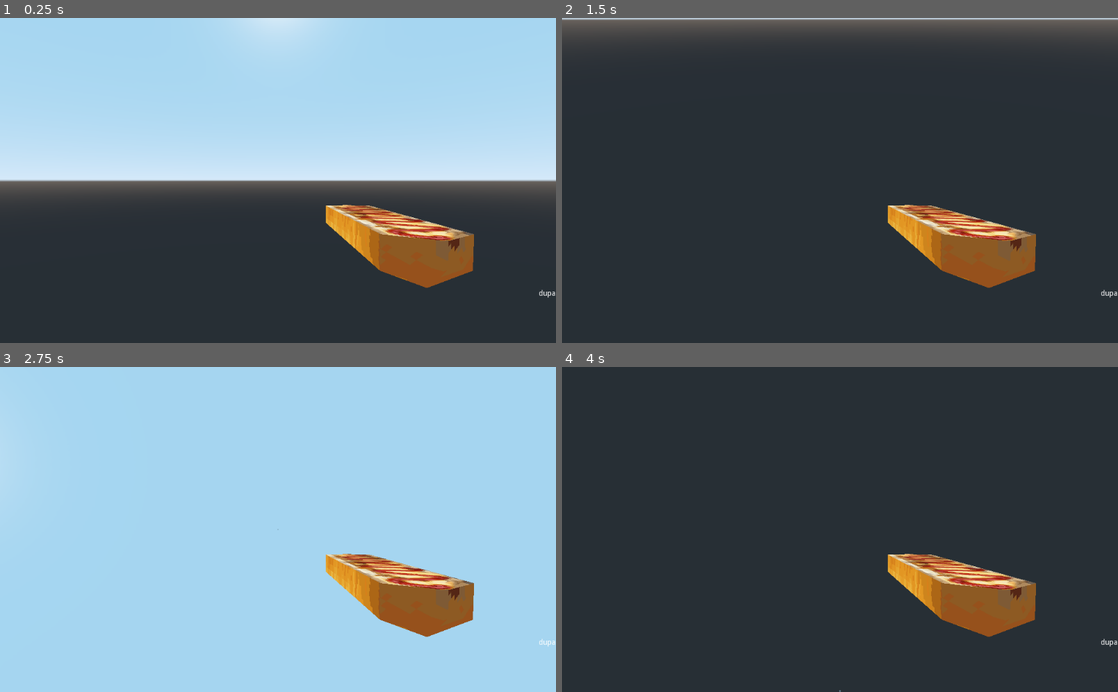
Above: before the commit, frames 1-4 (two rows, left to right).
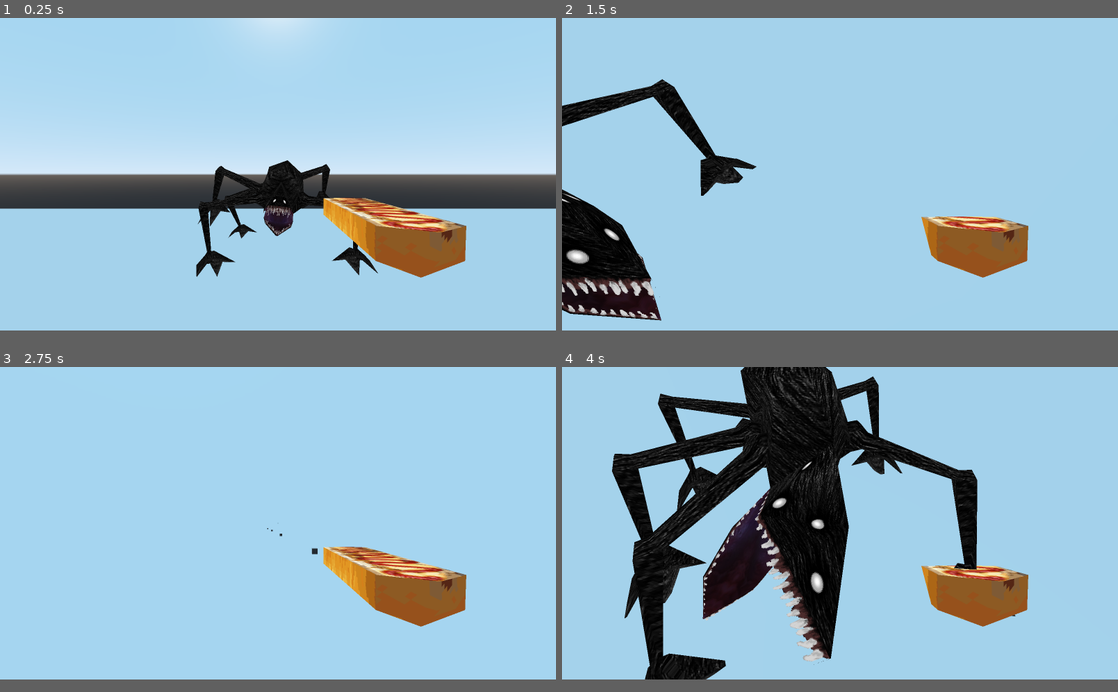
Above: after the commit, the same moments.

Repository: piotr-rudnik/spookt
Game: Godot game, scene res://scenes/TestScene2.tscn
Two runs of this game, one before a commit and one after it. Both use one fixed random seed, a clock stepped at 60 frames per second and the inputs below. Before the commit the project starts from res://scenes/main_scene.tscn.
Inputs (mouse positions are in pixels of both pictures, inside the frame that each line leads up to):
- Up to frame 1 (0.25 s): no input
- Up to frame 2 (1.5 s): move the mouse to (962, 164) at 0.52 s; press the mouse at (962, 164) at 0.53 s; hold D (ui_right) 0.53-1.28 s; tap Enter at 1.25 s; move the mouse to (728, 196) at 1.27 s; release the mouse at (728, 196) at 1.28 s; hold S (ui_down) from 1.28 s (still down); click (728, 196) at 1.35 s
- Up to frame 3 (2.75 s): move the mouse to (333, 458) at 2.02 s; release S (ui_down) at 2.03 s; press the mouse at (333, 458) at 2.03 s; hold D (ui_right) from 2.03 s (still down)
- Up to frame 4 (4 s): tap Space at 2.75 s; move the mouse to (812, 594) at 2.77 s; release D (ui_right) at 2.78 s; release the mouse at (812, 594) at 2.78 s; hold W (ui_up) 2.78-3.53 s; click (812, 594) at 2.85 s; move the mouse to (1006, 578) at 3.52 s; press the mouse at (1006, 578) at 3.53 s; hold A (ui_left) from 3.53 s (still down)
The window is 800x468 before the commit and 800x450 after it. Grey fills any space a smaller window leaves; there, only what the larger window draws over its background counts as a difference.

The runs differ from the first frame. In frame 1, 40% of the frame differs, in the area x 0-100%, y 43-97%; in frame 2, 94%, in the area x 0-100%, y 0-97%; in frame 3, 2.9%; in frame 4, 91%.

Commit message:
weapon and npcs update

Diff:
--- a/project.godot
+++ b/project.godot
@@ -45,8 +45,13 @@
 [application]
 
 config/name="Spookt"
-run/main_scene="res://scenes/main_scene.tscn"
+run/main_scene="res://scenes/TestScene2.tscn"
 config/icon="res://icon.png"
+
+[display]
+
+window/size/width=1600
+window/size/height=900
 
 [input]
 
@@ -79,6 +84,11 @@
 "events": [ Object(InputEventKey,"resource_local_to_scene":false,"resource_name":"","device":0,"alt":false,"shift":false,"control":false,"meta":false,"command":false,"pressed":false,"scancode":81,"unicode":0,"echo":false,"script":null)
  ]
 }
+ui_shoot={
+"deadzone": 0.5,
+"events": [ Object(InputEventMouseButton,"resource_local_to_scene":false,"resource_name":"","device":0,"alt":false,"shift":false,"control":false,"meta":false,"command":false,"button_mask":0,"position":Vector2( 0, 0 ),"global_position":Vector2( 0, 0 ),"factor":1.0,"button_index":1,"pressed":false,"doubleclick":false,"script":null)
+ ]
+}
 
 [rendering]
 
--- a/scenes/NPCFurry.tscn
+++ b/scenes/NPCFurry.tscn
@@ -6,6 +6,10 @@
 
 [sub_resource type="SphereShape" id=1]
 radius = 4.0
+
+[sub_resource type="CylinderShape" id=2]
+radius = 4.0
+height = 0.1
 
 [node name="PiesPajak" instance=ExtResource( 1 )]
 script = ExtResource( 3 )
@@ -15,3 +19,8 @@
 [node name="CollisionShape" type="CollisionShape" parent="." index="5"]
 transform = Transform( 1, 0, 0, 0, 1, 0, 0, 0, 1, 0, 4, 0 )
 shape = SubResource( 1 )
+
+[node name="CollisionShapeDead" type="CollisionShape" parent="." index="6"]
+transform = Transform( 1, 0, 0, 0, 1, 0, 0, 0, 1, 0, 0.05, 0 )
+shape = SubResource( 2 )
+disabled = true
--- a/scenes/items/Bullet.gd
+++ b/scenes/items/Bullet.gd
@@ -2,7 +2,7 @@
 extends KinematicBody
 
 var speed = 100
-var bullet_damage
+var bullet_damage = 1
 
 func _ready():
 	print("Bullet spawned")
@@ -13,3 +13,9 @@
 	var movement = global_transform.origin - to_global(Vector3(0,0,1) * speed)
 	move_and_slide(movement, Vector3.UP)
 	#print("dfg")
+
+	for i in get_slide_count():
+		var col = get_slide_collision(i)
+		if col.collider.has_method("take_damage"):
+			col.collider.call("take_damage",bullet_damage)
+		queue_free()
--- a/scripts/NPCBase.gd
+++ b/scripts/NPCBase.gd
@@ -15,14 +15,27 @@
 
 var current_attack = null
 
+var is_hurt = false
+var dead = false
+
 export(String) var walk_animation = "walk"
 export(String) var idle_animation = "idle"
-export(String) var hurt_animation = "hurt"
+export(Array) var hurt_animations = ["hurt"]
+export(String) var die_animation = "die"
 var attacks = []
 
 func take_damage(damage):
-	hp -= damage
-	get_node("Mesh/AnimationPlayer").play(hurt_animation)
+	if not dead:
+		hp -= damage
+		hurt_animations.shuffle()
+		if hp > 0:
+			get_node("Mesh/AnimationPlayer").play(hurt_animations[0])
+			is_hurt = true
+		else:
+			get_node("Mesh/AnimationPlayer").play(die_animation)
+			dead = true
+			$CollisionShapeDead.disabled = false
+			$CollisionShape.disabled = true
 
 func on_attack_timer():
 	if current_attack["action"]:
@@ -54,39 +67,43 @@
 
 func anim_end(what):
 	current_attack = null
+	is_hurt = false
 
 func _physics_process(delta):
-	$RayCast.cast_to = look_target.global_transform.origin - $RayCast.global_transform.origin
-	$RayCast.force_raycast_update()
-	var target_body = $RayCast.get_collider()
-	if target_body and target_body.name == "Player":
-		target_position = target_body.global_transform.origin
 	vspeed -= gravity * delta
-	if walk_path:
-		if get_node("../Navigation").get_closest_point(global_transform.origin).distance_squared_to(walk_target) < (0.4*0.4):
-			if path_point < len(walk_path)-1:
-				path_point += 1
-		walk_target = walk_path[path_point]
 	var movement_vector = Vector3(0,vspeed,0)
-	if not current_attack:
+
+	if not dead:
+		$RayCast.cast_to = look_target.global_transform.origin - $RayCast.global_transform.origin
+		$RayCast.force_raycast_update()
+		var target_body = $RayCast.get_collider()
 		if target_body and target_body.name == "Player":
-			var target_dist_sqr = global_transform.origin.distance_squared_to($RayCast.get_collision_point())
-			for attack in attacks:
-				if attack["min_range"]*attack["min_range"] >= target_dist_sqr:
-					current_attack = attack
-					$AttackTimer.wait_time = attack["time"]
-					$AttackTimer.start()
-					break
-	if current_attack:
-		get_node("Mesh/AnimationPlayer").play(current_attack["anim"])
-		get_node("DirectionPointer").look_at(target_body.global_transform.origin,Vector3(0,1,0))
-		get_node("DirectionPointer").rotation_degrees.y += 180
-	elif get_node("../Navigation").get_closest_point(global_transform.origin).distance_squared_to(walk_target) > (0.3*0.3):
-		movement_vector = (walk_target - global_transform.origin).normalized()
-		get_node("DirectionPointer").look_at(global_transform.origin - movement_vector * Vector3(1,0,1),Vector3(0,1,0))
-		get_node("Mesh/AnimationPlayer").play(walk_animation)
-	else:
-		get_node("Mesh/AnimationPlayer").play(idle_animation)
+			target_position = target_body.global_transform.origin
+		if walk_path:
+			if get_node("../Navigation").get_closest_point(global_transform.origin).distance_squared_to(walk_target) < (0.4*0.4):
+				if path_point < len(walk_path)-1:
+					path_point += 1
+			walk_target = walk_path[path_point]
+		if not is_hurt:
+			if not current_attack:
+				if target_body and target_body.name == "Player":
+					var target_dist_sqr = global_transform.origin.distance_squared_to($RayCast.get_collision_point())
+					for attack in attacks:
+						if attack["min_range"]*attack["min_range"] >= target_dist_sqr:
+							current_attack = attack
+							$AttackTimer.wait_time = attack["time"]
+							$AttackTimer.start()
+							break
+			if current_attack:
+				get_node("Mesh/AnimationPlayer").play(current_attack["anim"])
+				get_node("DirectionPointer").look_at(target_body.global_transform.origin,Vector3(0,1,0))
+				get_node("DirectionPointer").rotation_degrees.y += 180
+			elif get_node("../Navigation").get_closest_point(global_transform.origin).distance_squared_to(walk_target) > (0.3*0.3):
+				movement_vector = (walk_target - global_transform.origin).normalized()
+				get_node("DirectionPointer").look_at(global_transform.origin - movement_vector * Vector3(1,0,1),Vector3(0,1,0))
+				get_node("Mesh/AnimationPlayer").play(walk_animation)
+			else:
+				get_node("Mesh/AnimationPlayer").play(idle_animation)
 	move_and_slide(movement_vector * movement_speed + Vector3(0,vspeed,0),Vector3(0,1,0),true)
 	if is_on_floor():
 		vspeed = 0
--- a/scripts/NPCFurry.gd
+++ b/scripts/NPCFurry.gd
@@ -3,7 +3,9 @@
 var attack_scene = preload("res://scenes/FurryAttack.tscn")
 
 func _ready():
+	hp = 10
 	$RayCast.transform.origin.y = 1
+	hurt_animations = ["hurt1","hurt2"]
 	attacks = [
 		{
 			"anim": "attack",
Not shown: 1 places in scenes/NPCFurry.tscn that only renumber resources
